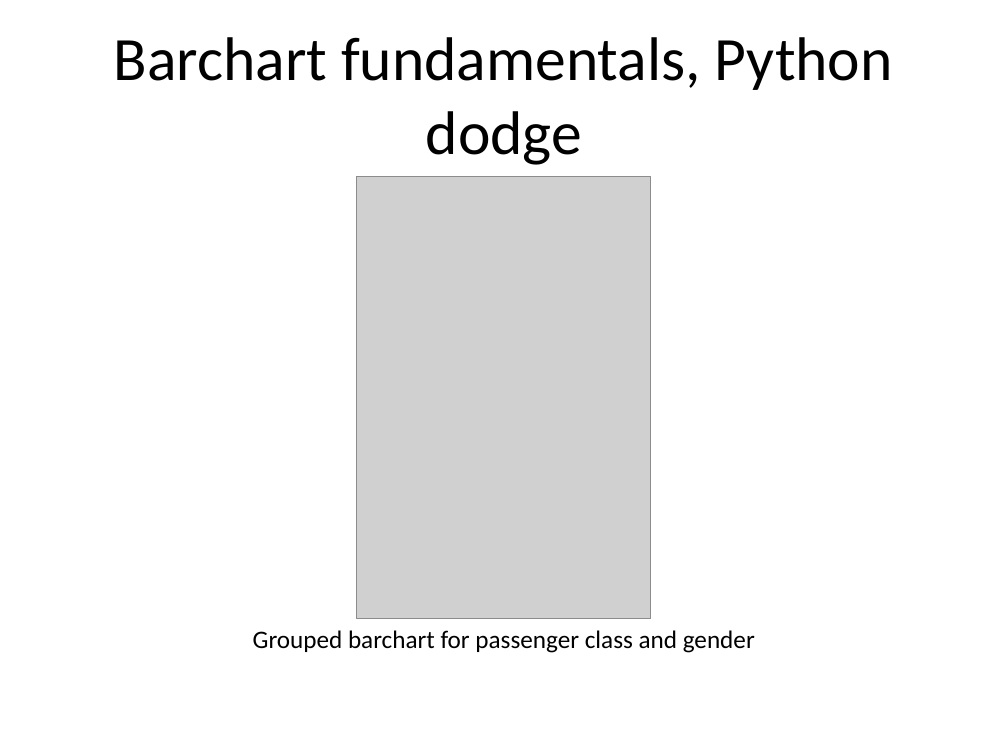
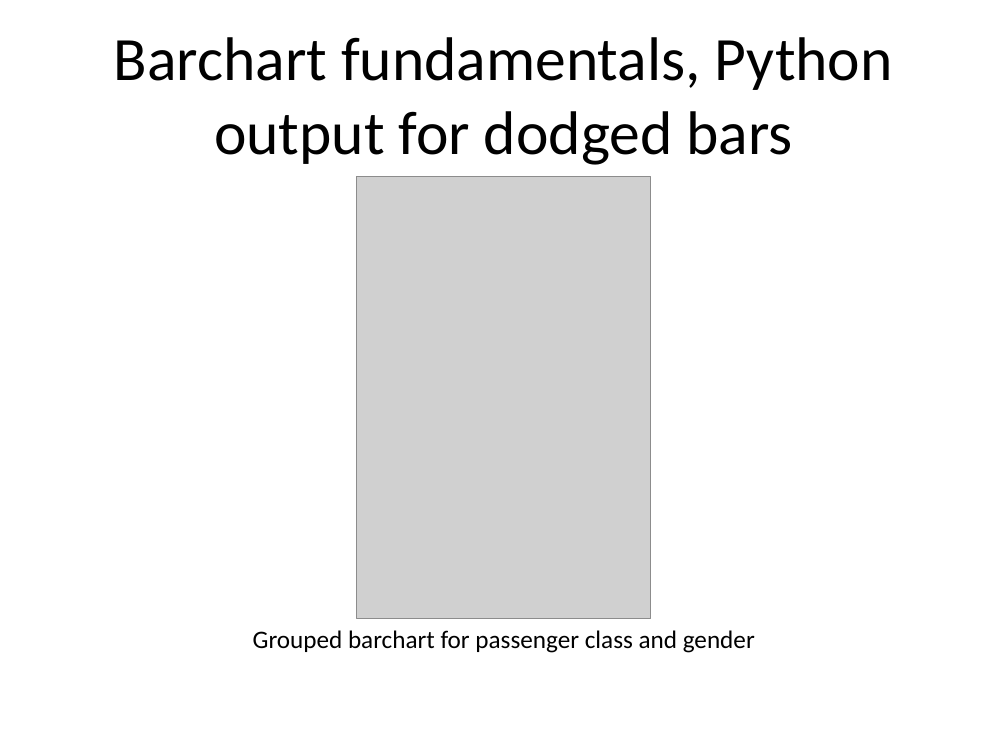
Before and after one commit to pmean/data-visualization, a slide deck: slide 38 of data-viz-02/component/fundamentals.pptx (slide 34 before the commit). Drawn at 1008x756 pixels with LibreOffice and Linux fonts; fonts in the diff are those of the drawing; grey boxes stand for pictures. Boxes give left, top, right and bottom in pixels: in the first picture for what was removed or moved away, otherwise in the second. Text is boxed around its words. In the diff, an @@ line names an element or a change of style, - is before the commit and + after.

Commit message:
Dodge and stack examples in data-viz-02

```diff
--- a/data-viz-02/component/fundamentals.pptx
+++ b/data-viz-02/component/fundamentals.pptx
@@ title at box(114, 37, 893, 165): text changed @@
-Barchart fundamentals, Python dodge
+Barchart fundamentals, Python output for dodged bars
```
Also in this commit, not shown: 5 other slides changed, 10 slides added, 1 slide removed, 25 other files.
